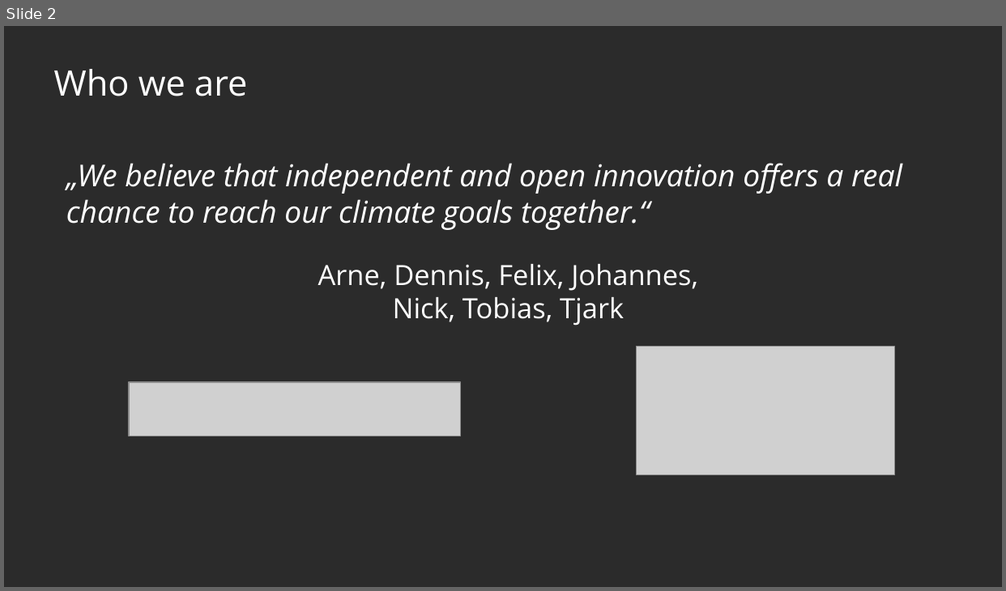
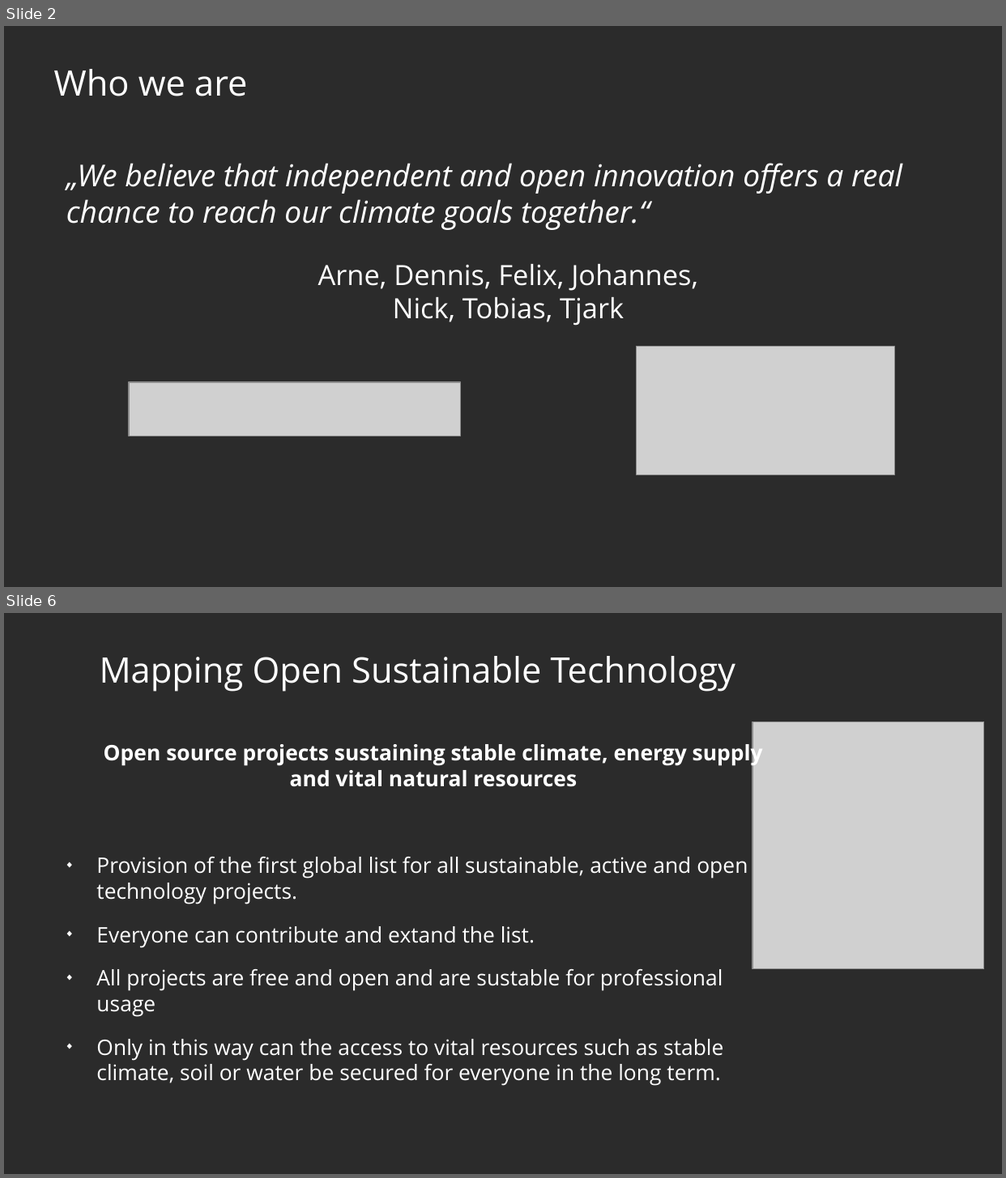
Before and after one commit to protontypes/documents, a slide deck: slides/2020-10-27_protontypes_GeneralSlides_R02.odp. Shown one above the other, each under a label of ours: slide 2 before the commit, slides 2 and 6 after it; the slides between them are not shown. The pictures are 1006x591 and 1006x1178 pixels, drawn with LibreOffice and Linux fonts; fonts in the diff are those of the drawing; grey boxes stand for pictures; background and template pictures are left out; a plain dark background stands for a picture behind light text. Boxes give left, top, right and bottom in pixels: in the first picture for what was removed or moved away, otherwise in the second. Text is boxed around its words. In the diff, an @@ line names an element or a change of style, - is before the commit and + after.

```diff
--- a/slides/2020-10-27_protontypes_GeneralSlides_R02.odp
+++ b/slides/2020-10-27_protontypes_GeneralSlides_R02.odp
@@ slide 6 added at (4,613,1002,1174), background picture (left out) @@
@@ title added at (100,656,735,692), 28 pt, text #FFFFFF @@
+Mapping Open Sustainable Technology
@@ picture added at (753,722,985,969) @@
@@ text added at (96,741,763,1086), 17 pt, text #FFFFFF @@
+Open source projects sustaining stable climate, energy supply and vital natural resources
+◆ Provision of the first global list for all sustainable, active and open technology projects.
+◆ Everyone can contribute and extand the list.
+◆ All projects are free and open and are sustable for professional usage
+◆ Only in this way can the access to vital resources such as stable climate, soil or water be secured for everyone in the long term.
```
Also in this commit, not shown: 5 slides changed, 3 other slides added, 3 slides removed, 2 other files.
